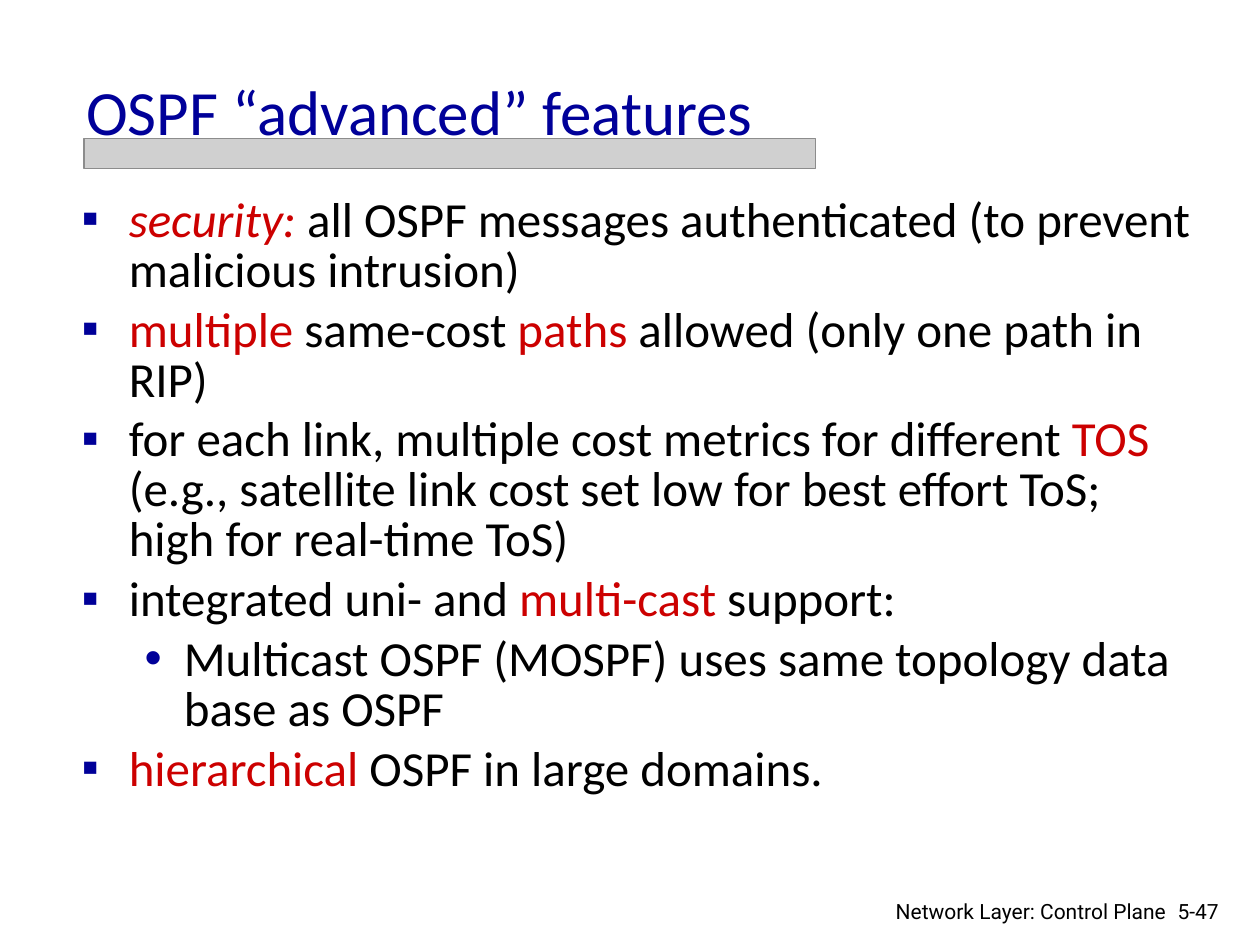
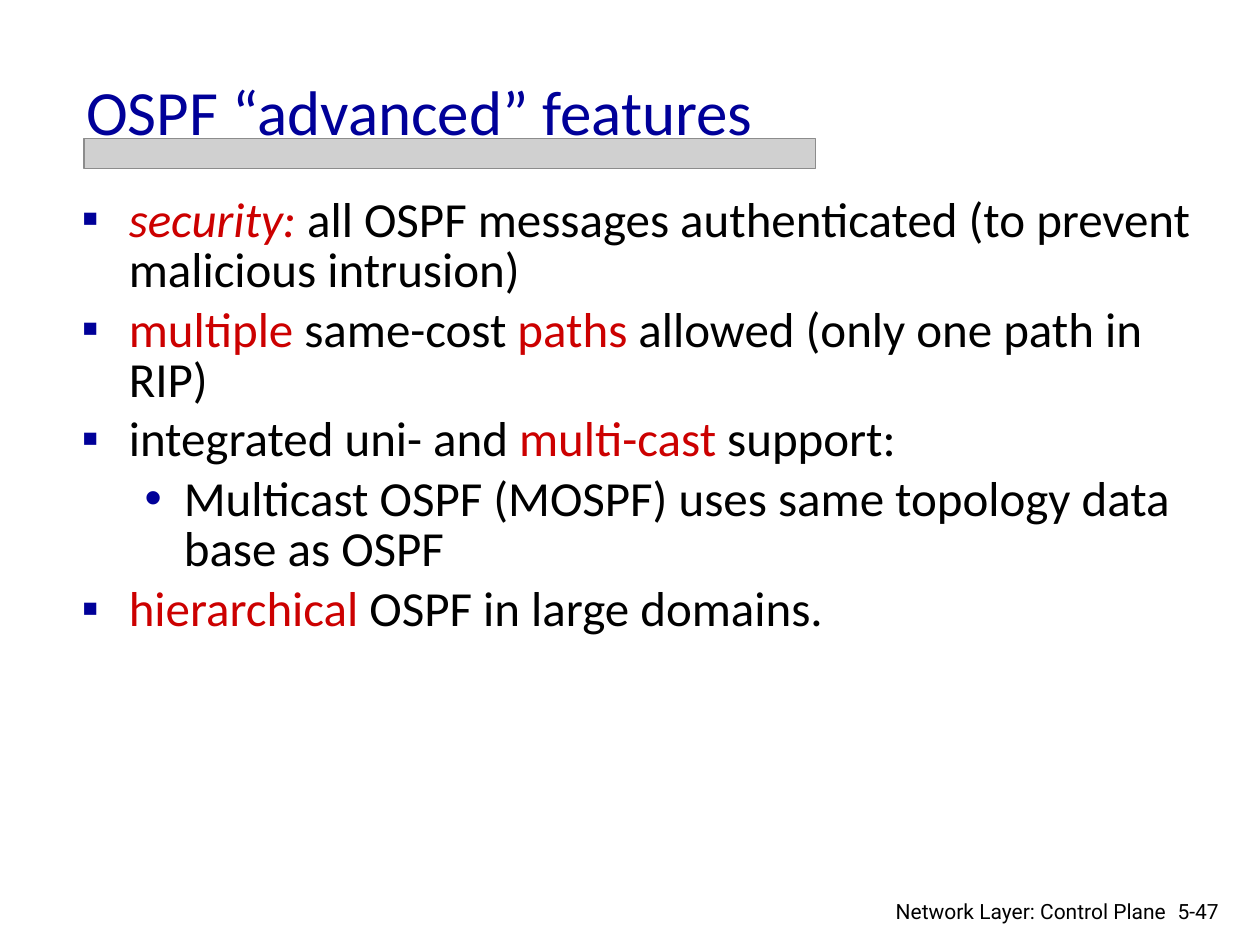
Before and after one commit to zhaoymbuffalo/CSE489-589, a slide deck: slide 47 of Ch5-summer-19.pptx. Drawn at 1260x945 pixels with LibreOffice and Linux fonts; fonts in the diff are those of the drawing; grey boxes stand for pictures. Boxes give left, top, right and bottom in pixels: in the first picture for what was removed or moved away, otherwise in the second. Text is boxed around its words. In the diff, an @@ line names an element or a change of style, - is before the commit and + after.

```diff
--- a/Ch5-summer-19.pptx
+++ b/Ch5-summer-19.pptx
@@ text at (129, 422, 1149, 565): paragraph removed @@
-▪ for each link, multiple cost metrics for different TOS (e.g., satellite link cost set low for best effort ToS; high for real-time ToS)
```
Also in this commit, not shown: 3 other slides changed, 1 slide removed.
